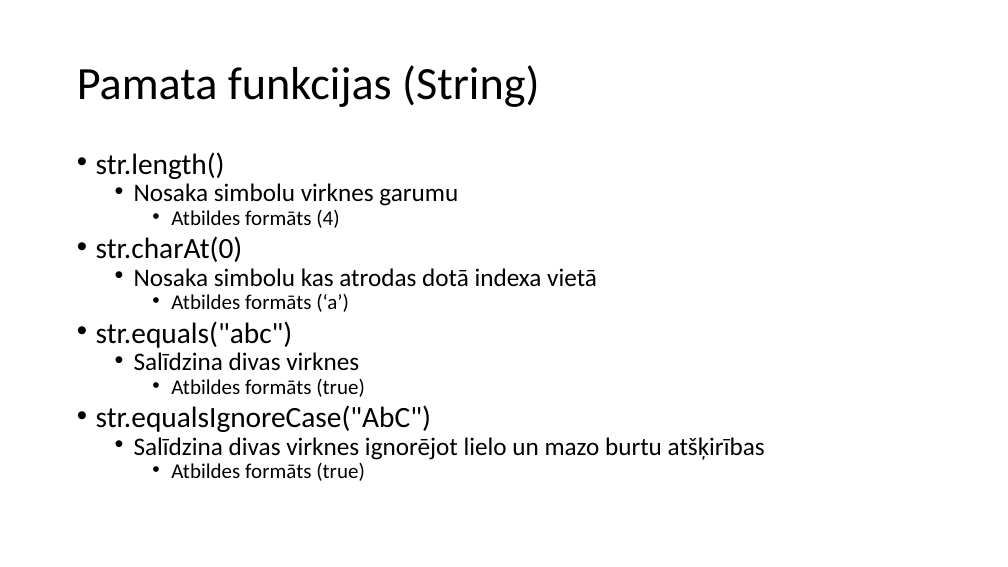
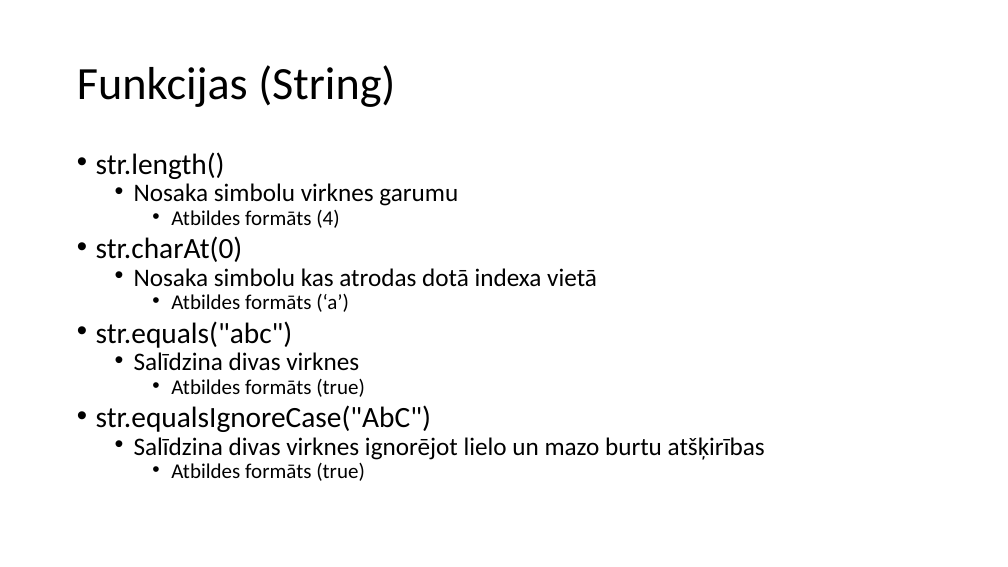
Before and after one commit to minime556/Eksamens, a slide deck: slide 5 of MacibuMaterialsProgEks.pptx. Drawn at 1008x567 pixels with LibreOffice and Linux fonts; fonts in the diff are those of the drawing. Boxes give left, top, right and bottom in pixels: in the first picture for what was removed or moved away, otherwise in the second. Text is boxed around its words. In the diff, an @@ line names an element or a change of style, - is before the commit and + after.

```diff
--- a/MacibuMaterialsProgEks.pptx
+++ b/MacibuMaterialsProgEks.pptx
@@ title at box(77, 65, 395, 107): text changed @@
-Pamata funkcijas (String)
+Funkcijas (String)
```
Also in this commit, not shown: 1 other slide changed, 3 slides added, 1 other file.
